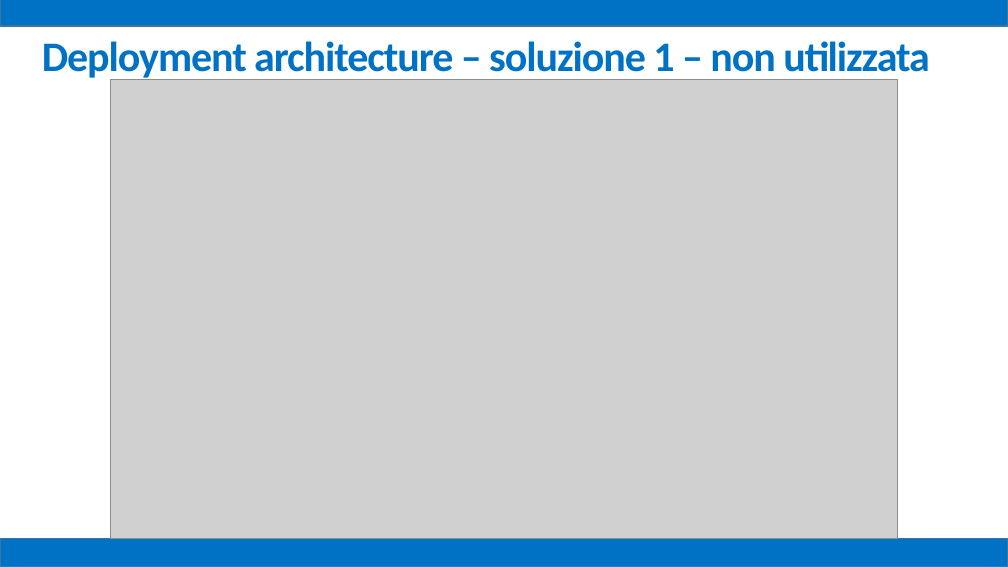
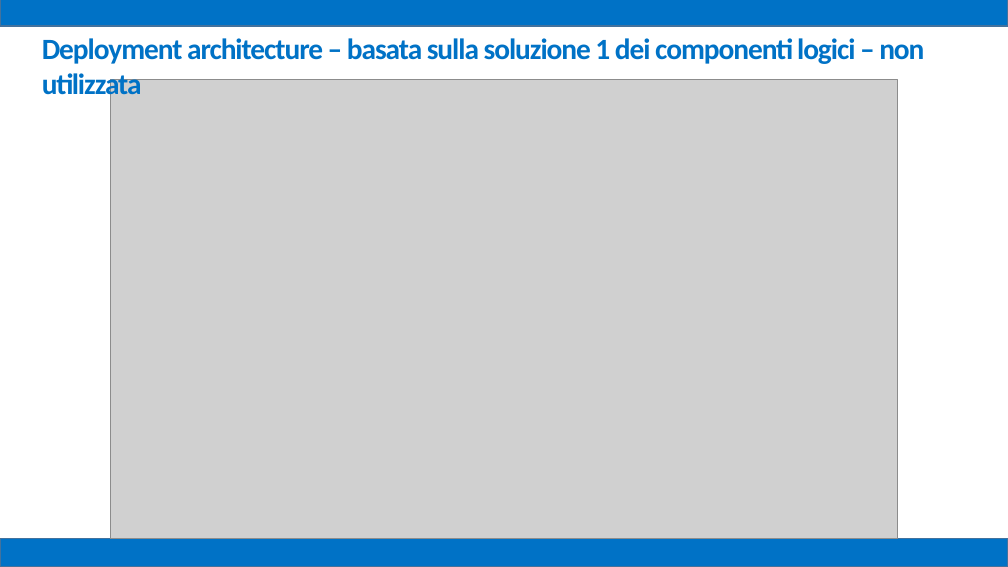
Before and after one commit to mz1991/ProgettoFebbraio2015, a slide deck: slide 46 of Febbraio 2015.pptx (slide 37 before the commit). Drawn at 1008x567 pixels with LibreOffice and Linux fonts; fonts in the diff are those of the drawing; grey boxes stand for pictures. Boxes give left, top, right and bottom in pixels: in the first picture for what was removed or moved away, otherwise in the second. Text is boxed around its words. In the diff, an @@ line names an element or a change of style, - is before the commit and + after.

```diff
--- a/Febbraio 2015.pptx
+++ b/Febbraio 2015.pptx
@@ text at bbox=[42, 38, 924, 101]: text changed; size 40 to 28 pt @@
-Deployment architecture – soluzione 1 – non utilizzata
+Deployment architecture – basata sulla soluzione 1 dei componenti logici – non utilizzata
```
Also in this commit, not shown: 18 other slides changed, 7 slides added, 18 other files.
